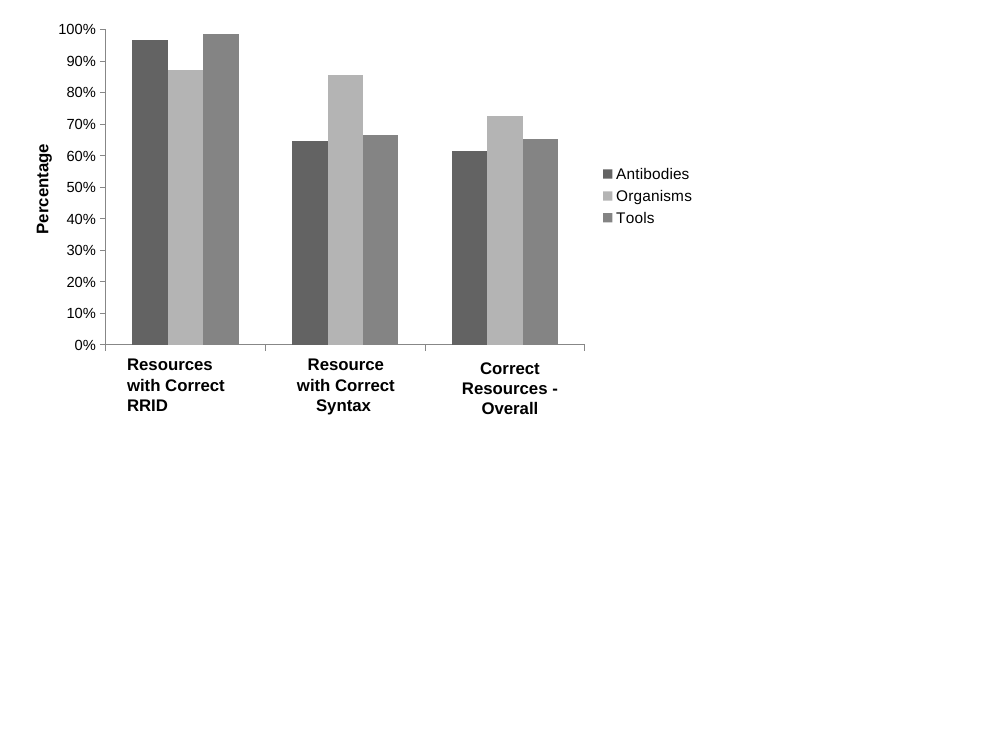
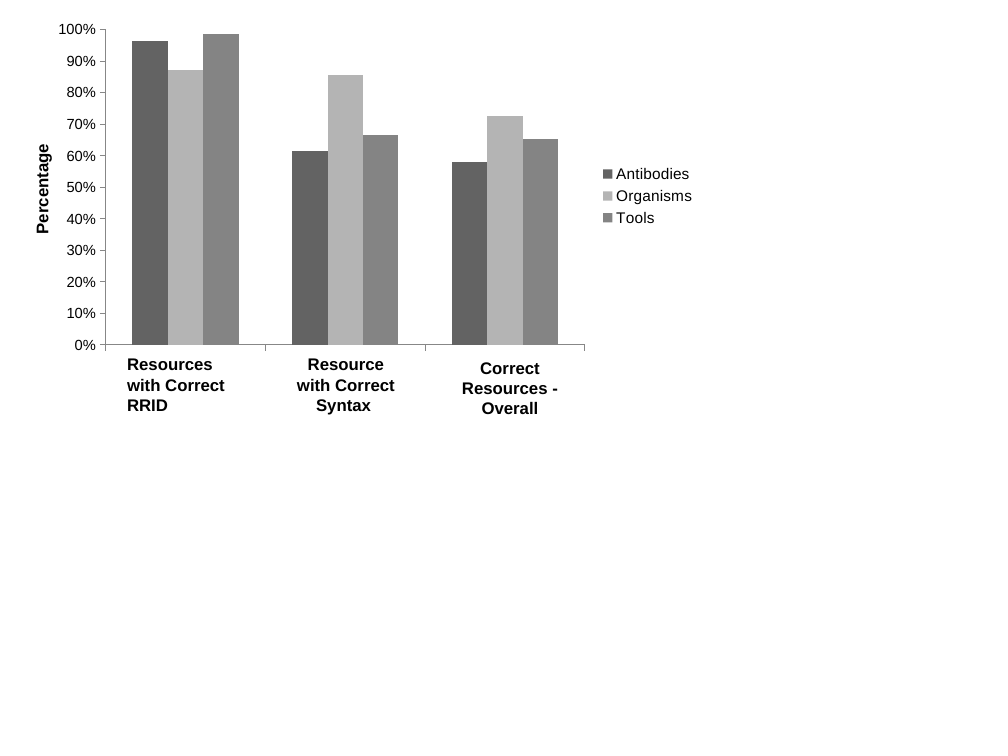
Before and after one commit to OHSU-Library/Resource-Identification-Initiative-Data, a slide deck: slide 1 of DataRe-Analysis/NewFigureReplaceTable3_v2.pptx. Drawn at 1008x756 pixels with LibreOffice and Linux fonts; fonts in the diff are those of the drawing. Boxes give left, top, right and bottom in pixels: in the first picture for what was removed or moved away, otherwise in the second. Text is boxed around its words. In the diff, an @@ line names an element or a change of style, - is before the commit and + after.

```diff
--- a/DataRe-Analysis/NewFigureReplaceTable3_v2.pptx
+++ b/DataRe-Analysis/NewFigureReplaceTable3_v2.pptx
@@ column chart at [45, 14, 707, 378] @@
@@ Antibodies, 1: 0.97 to 0.96 @@
@@ Antibodies, 2: 0.65 to 0.62 @@
@@ Antibodies, 3: 0.61 to 0.58 @@
```
Also in this commit, not shown: 4 other files.
